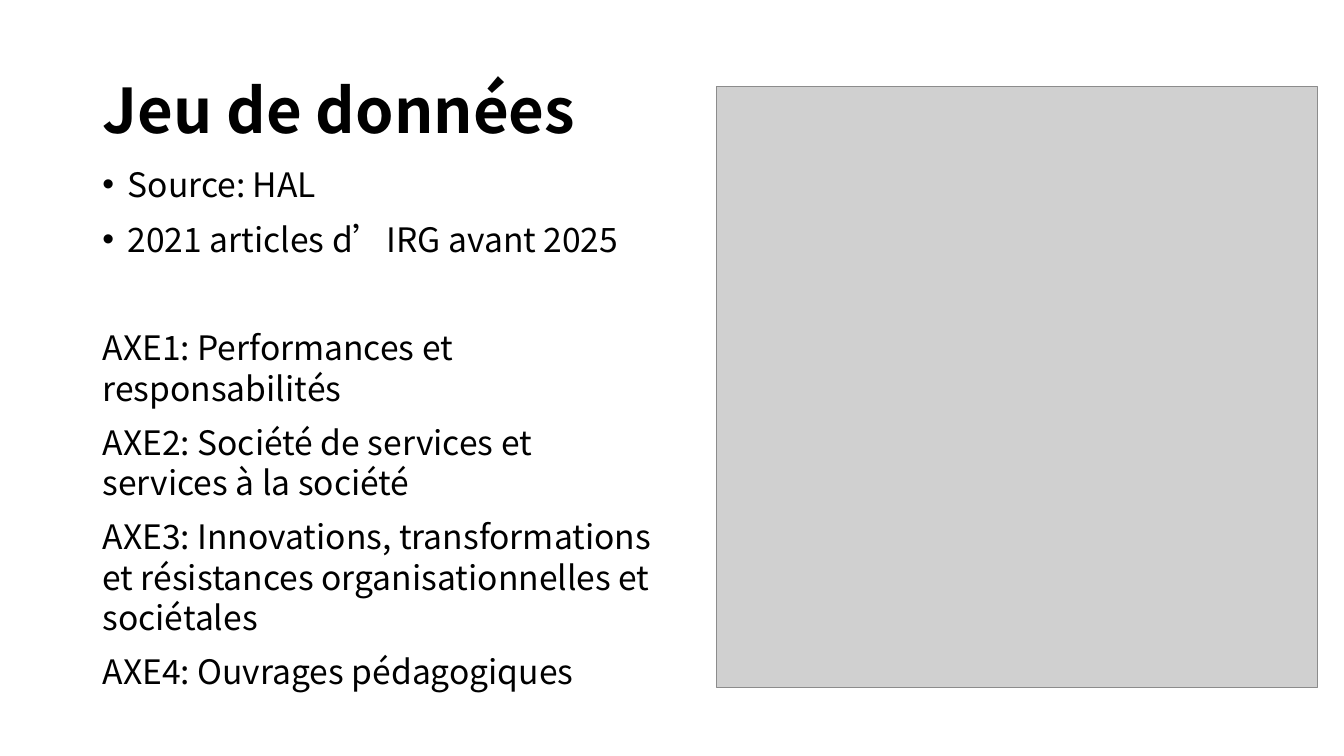
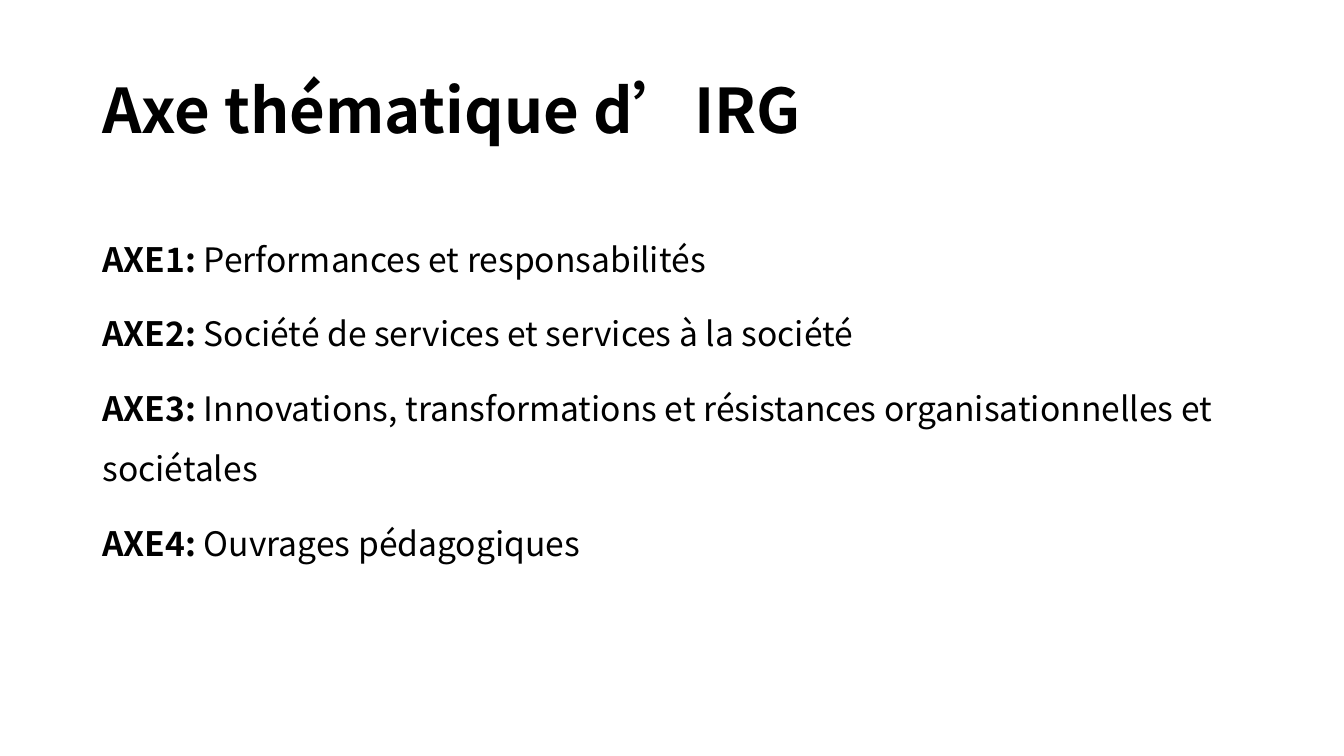
Before and after one commit to yeliu-dh/hal_insight, a slide deck: slide 2 of axe_classification.pptx (slide 3 before the commit). Drawn at 1344x756 pixels with LibreOffice and Linux fonts; fonts in the diff are those of the drawing; grey boxes stand for pictures. Boxes give left, top, right and bottom in pixels: in the first picture for what was removed or moved away, otherwise in the second. Text is boxed around its words. In the diff, an @@ line names an element or a change of style, - is before the commit and + after.

```diff
--- a/axe_classification.pptx
+++ b/axe_classification.pptx
@@ title at (102,76,801,147): text changed @@
-Jeu de données
+Axe thématique d’IRG
@@ picture removed at (717,87,1318,688) @@
@@ text "AXE1: Performances et responsabilités" at (102,243,1212,565): bold on in "AXE1:", "AXE2:", "AXE3:", "AXE4:"; line spacing 1 to 1.5 @@
@@ text at (128,172,619,253): paragraphs removed @@
-• Source: HAL
-• 2021 articles d’IRG avant 2025
```
Also in this commit, not shown: 1 other slide changed, 8 slides added, 2 slides removed, 10 other files.
